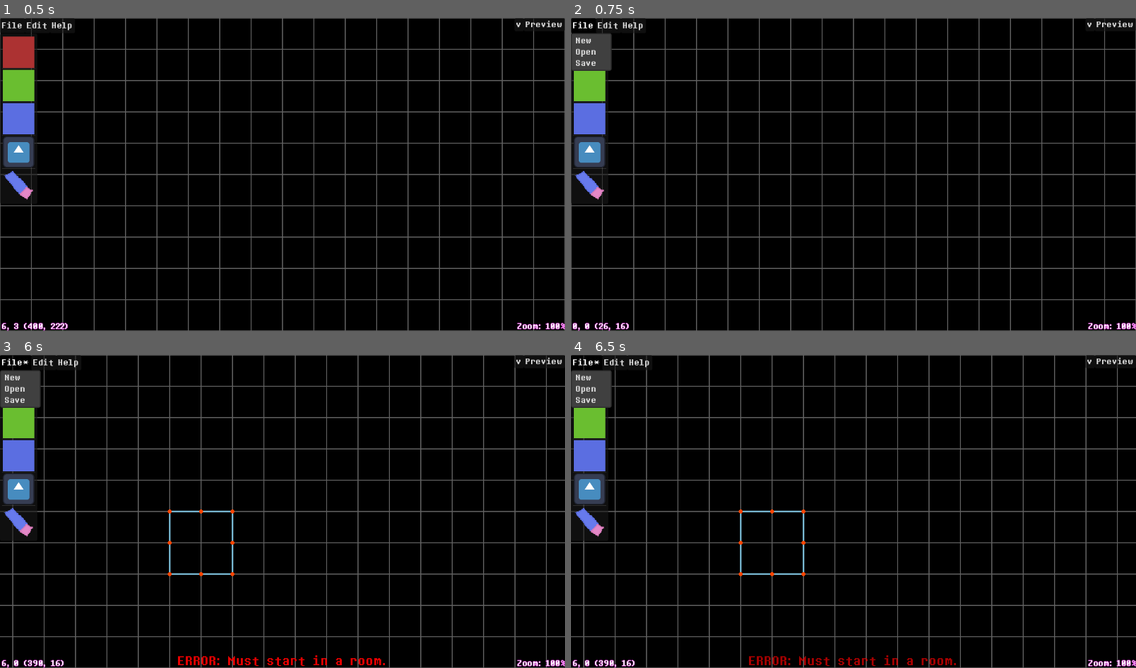
Above: before the commit, frames 1-4 (two rows, left to right).
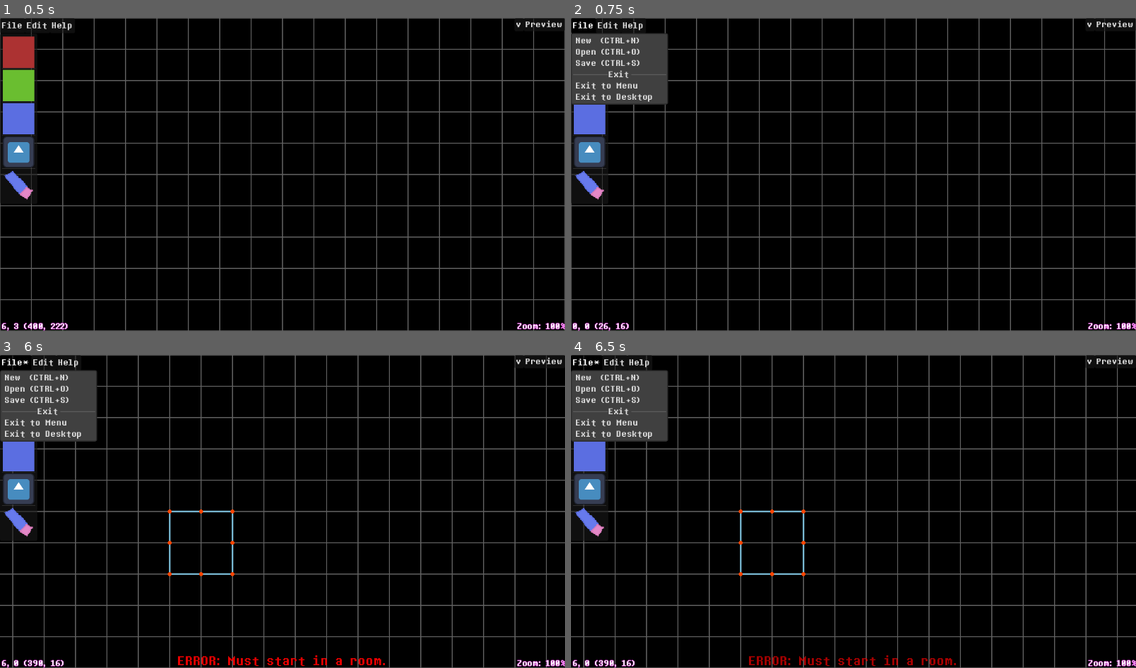
Above: after the commit, the same moments.

Repository: LunarTides/nutdealer
Game: Godot game, scene res://scenes/ui/creator/dark_world_ui.tscn
Two runs of this game, one before a commit and one after it. Both use one fixed random seed, a clock stepped at 60 frames per second and the inputs below. This scene is started directly instead of the project's main scene. The engine's default icon, where the game draws it, is replaced by a stand-in: a white triangle on a blue panel in a dark square.
Inputs (mouse positions are in pixels of both pictures, inside the frame that each line leads up to):
- Up to frame 1 (0.5 s): no input
- Up to frame 2 (0.75 s): click "File" at 0.5 s
- Up to frame 3 (6 s): click "Edit" at 1.25 s; click "v" at 2 s; click "Preview" at 2.75 s; click "Help" at 3.5 s; tap Enter at 4.25 s; move the mouse to (406, 495) at 4.27 s; hold D (editor_pan_right) 4.28-5 s; tap Z (interact) at 4.35 s; click (406, 495) at 4.42 s; drag from (169, 527) to (254, 574) at 5.02 s; click "File*" at 5.75 s
- Up to frame 4 (6.5 s): no input

Frame 1 is identical in both runs. In frame 2, 3.0% of the frame differs, in the area x 0-18%, y 4-28%; in frame 3, 3.0%; in frame 4, 3.0%.

Commit message:
Add exit to desktop, fix bugs, simplify code

Diff:
--- a/scenes/ui/creator/actions.gd
+++ b/scenes/ui/creator/actions.gd
@@ -51,6 +51,12 @@
 		# Save
 		elif id == 2:
 			WorldSave.save_world()
+		# Exit to Menu
+		elif id == 4:
+			Creator.dark_world_ui.pause_menu.exit_to_menu()
+		# Exit to Desktop
+		elif id == 5:
+			Creator.dark_world_ui.pause_menu.exit_to_desktop()
 	)
 
 	# Edit
--- a/scenes/ui/creator/dark_world_ui.gd
+++ b/scenes/ui/creator/dark_world_ui.gd
@@ -12,6 +12,7 @@
 @export var camera_zoom_label: Label
 @export var feedback_label: Label
 @export var bottom_center_container: VBoxContainer
+@export var pause_menu: Control
 
 var listen_for_keys: bool = true
 var actual_pan_speed: float = 0
--- a/scenes/ui/creator/dark_world_ui.tscn
+++ b/scenes/ui/creator/dark_world_ui.tscn
@@ -19,7 +19,7 @@
 outline_size = 2
 outline_color = Color(0.92136914, 0.00056332233, 0.89856493, 1)
 
-[node name="CreatorDarkWorldUI" type="Control" unique_id=1513349051 node_paths=PackedStringArray("grid_hint", "camera_2d", "mouse_coords_label", "room_coords_label", "camera_zoom_label", "feedback_label", "bottom_center_container")]
+[node name="CreatorDarkWorldUI" type="Control" unique_id=1513349051 node_paths=PackedStringArray("grid_hint", "camera_2d", "mouse_coords_label", "room_coords_label", "camera_zoom_label", "feedback_label", "bottom_center_container", "pause_menu")]
 layout_mode = 3
 anchors_preset = 0
 script = ExtResource("1_0wj4i")
@@ -31,6 +31,7 @@
 camera_zoom_label = NodePath("CanvasLayer/Bottom/Right/CameraZoomLabel")
 feedback_label = NodePath("CanvasLayer/Bottom/Center/FeedbackLabel")
 bottom_center_container = NodePath("CanvasLayer/Bottom/Center")
+pause_menu = NodePath("CanvasLayer/CreatorPauseMenu")
 
 [node name="Camera2D" type="Camera2D" parent="." unique_id=1233538805]
 
@@ -75,13 +76,20 @@
 text = "File"
 flat = false
 switch_on_hover = true
-item_count = 3
-popup/item_0/text = "New"
-popup/item_0/id = 0
-popup/item_1/text = "Open"
+item_count = 6
+popup/item_0/text = "New  (CTRL+N)"
+popup/item_0/id = 0
+popup/item_1/text = "Open (CTRL+O)"
 popup/item_1/id = 1
-popup/item_2/text = "Save"
+popup/item_2/text = "Save (CTRL+S)"
 popup/item_2/id = 2
+popup/item_3/text = "Exit"
+popup/item_3/id = 3
+popup/item_3/separator = true
+popup/item_4/text = "Exit to Menu"
+popup/item_4/id = 4
+popup/item_5/text = "Exit to Desktop"
+popup/item_5/id = 5
 
 [node name="EditMenuButton" type="MenuButton" parent="CanvasLayer/Actions" unique_id=2026654288]
 layout_mode = 2
--- a/scenes/ui/creator/pause_menu.gd
+++ b/scenes/ui/creator/pause_menu.gd
@@ -17,28 +17,32 @@
 	hide()
 
 
-func _on_exit_button_pressed() -> void:
+func _on_exit_to_menu_button_pressed() -> void:
+	exit_to_menu()
+
+func _on_exit_to_desktop_button_pressed() -> void:
+	exit_to_desktop()
+
+func exit_to_menu() -> void:
 	if not Creator.dirty:
-		exit()
+		force_exit_to_menu()
 		return
 
 	# Ask to save first.
-	if WorldSave.has_saved_once:
-		WorldSave.create_save_dialogue(func(confirmed: bool) -> void:
-			exit()
-		)
-	else:
-		WorldSave.create_save_dialogue(func(confirmed: bool) -> void:
-			if not confirmed:
-				exit()
-				return
+	WorldSave.save_then(force_exit_to_menu)
 
-			WorldSave.create_first_save_dialogue(func(first_saved: bool) -> void:
-				if first_saved:
-					exit()
-			)
-		)
-
-func exit() -> void:
+func force_exit_to_menu() -> void:
 	get_tree().change_scene_to_file("res://scenes/ui/main_menu.tscn")
 	Creator.stop()
+	queue_free()
+
+func exit_to_desktop() -> void:
+	if not Creator.dirty:
+		force_exit_to_desktop()
+		return
+
+	# Ask to save first.
+	WorldSave.save_then(force_exit_to_desktop)
+
+func force_exit_to_desktop() -> void:
+	get_tree().quit()
--- a/scenes/ui/creator/pause_menu.tscn
+++ b/scenes/ui/creator/pause_menu.tscn
@@ -33,9 +33,14 @@
 layout_mode = 2
 text = "Close"
 
-[node name="ExitButton" type="Button" parent="PanelContainer/VBoxContainer" unique_id=411782081]
+[node name="ExitToMenuButton" type="Button" parent="PanelContainer/VBoxContainer" unique_id=411782081]
 layout_mode = 2
 text = "Exit to Menu"
 
+[node name="ExitToDesktopButton" type="Button" parent="PanelContainer/VBoxContainer" unique_id=1287232340]
+layout_mode = 2
+text = "Exit to Desktop"
+
 [connection signal="pressed" from="PanelContainer/VBoxContainer/CloseButton" to="." method="_on_close_button_pressed"]
-[connection signal="pressed" from="PanelContainer/VBoxContainer/ExitButton" to="." method="_on_exit_button_pressed"]
+[connection signal="pressed" from="PanelContainer/VBoxContainer/ExitToMenuButton" to="." method="_on_exit_to_menu_button_pressed"]
+[connection signal="pressed" from="PanelContainer/VBoxContainer/ExitToDesktopButton" to="." method="_on_exit_to_desktop_button_pressed"]
--- a/scenes/ui/creator/room_outlines.gd
+++ b/scenes/ui/creator/room_outlines.gd
@@ -90,7 +90,7 @@
 			actions.queue_free()
 
 		if hovering != -1 and not hovering_handle:
-			if event.button_index == MOUSE_BUTTON_LEFT and event.pressed:
+			if event.button_index == MOUSE_BUTTON_LEFT and event.is_released():
 				handle_click()
 
 func _draw() -> void:
--- a/scripts/autoload/world_save.gd
+++ b/scripts/autoload/world_save.gd
@@ -8,6 +8,9 @@
 
 signal first_save_begun
 signal first_save_ended
+
+signal new_world_begun
+signal new_world_ended
 
 const FIRST_SAVE_DIALOGUE: PackedScene = preload("uid://24k3h1cax05e")
 const OPEN_WORLD_DIALOGUE: PackedScene = preload("uid://1xt5rpnm2slf")
@@ -47,23 +50,8 @@
 			get_tree().quit()
 			return
 
-		# Is dirty.
-		create_save_dialogue(func(confirmed: bool) -> void:
-			if has_saved_once:
-				get_tree().quit()
-				return
-
-			# First save.
-			if not confirmed:
-				get_tree().quit()
-				return
-
-			create_first_save_dialogue(func(first_saved: bool) -> void:
-				# Only actually quit if the user created the save.
-				if first_saved:
-					get_tree().quit()
-			)
-		)
+		# Save first
+		save_then(get_tree().quit)
 
 # Called every frame. 'delta' is the elapsed time since the previous frame.
 func _unhandled_input(event: InputEvent) -> void:
@@ -193,24 +181,24 @@
 func open_world_or_save() -> void:
 	if dirty:
 		# Ask to save first.
-		if has_saved_once:
-			create_save_dialogue(func(confirmed: bool) -> void:
-				create_open_world_dialogue()
-			)
-		else:
-			create_save_dialogue(func(confirmed: bool) -> void:
-				if not confirmed:
-					create_open_world_dialogue()
-					return
-
-				create_first_save_dialogue(func(first_saved: bool) -> void:
-					if first_saved:
-						create_open_world_dialogue()
-				)
-			)
+		save_then(create_open_world_dialogue)
 		return
 
 	create_open_world_dialogue()
+
+func save_then(callback: Callable) -> void:
+	# Ask to save first.
+	create_save_dialogue(func(confirmed: bool) -> void:
+		if not confirmed or has_saved_once:
+			callback.call()
+			return
+
+		# Create new save.
+		create_first_save_dialogue(func(first_saved: bool) -> void:
+			if first_saved:
+				callback.call()
+		)
+	)
 
 func make_dirty() -> void:
 	Creator.make_dirty()
@@ -292,6 +280,8 @@
 	has_saved_once = true
 
 func new_world() -> void:
+	new_world_begun.emit()
+
 	Tiles.delete_all()
 	Room.clear_rooms()
 
@@ -307,4 +297,5 @@
 	await get_tree().process_frame
 
 	has_saved_once = false
+	new_world_ended.emit()
 	dirty = false
--- a/scripts/creator/room_manipulation.gd
+++ b/scripts/creator/room_manipulation.gd
@@ -30,6 +30,9 @@
 	)
 	Creator.creator_disabled.connect(func() -> void:
 		stop()
+	)
+	WorldSave.new_world_begun.connect(func() -> void:
+		handle_lock = false
 	)
 
 	# Start disabled. Only enable when going into create mode.
